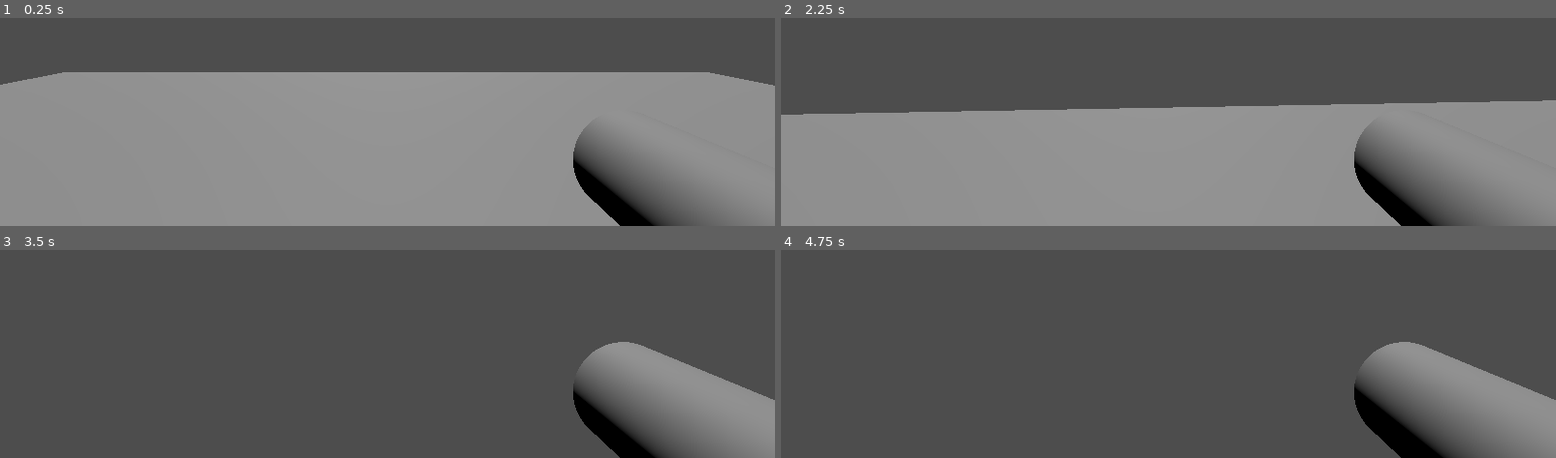
Above: before the commit, frames 1-4 (two rows, left to right).
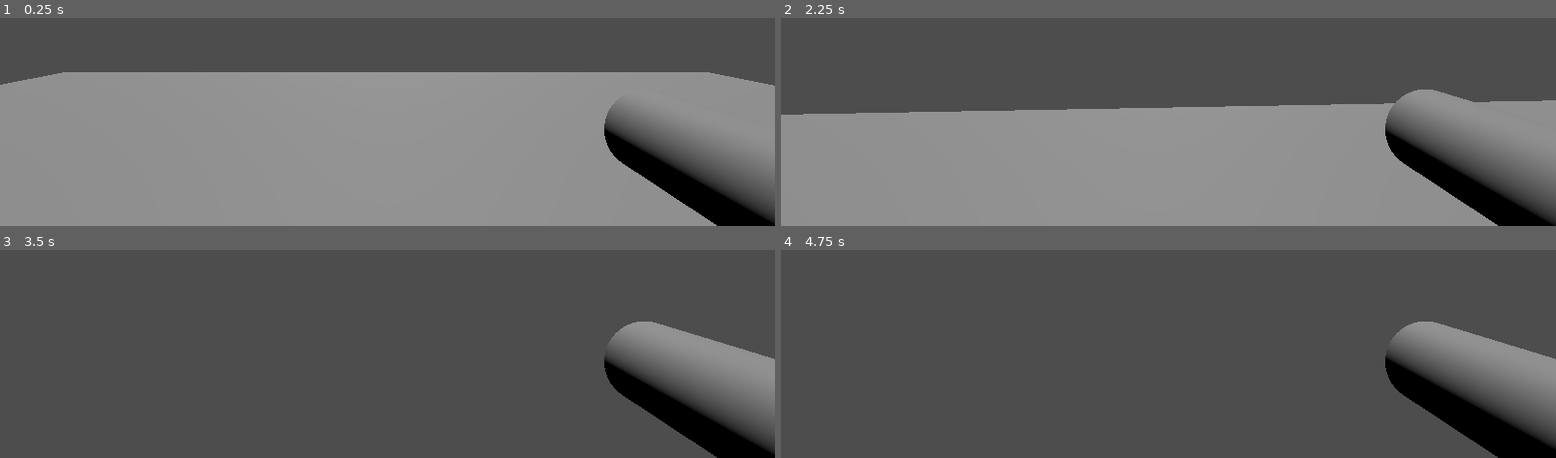
Above: after the commit, the same moments.

Repository: Esoteric-Edge-Games/Dont_Go_Back_2-
Game: Godot game, scene res://scenes/node_3d.tscn
Same seed, same stepped clock (60 frames per second), same inputs: the game is played once before the commit and once after it.
Inputs (mouse positions are in pixels of both pictures, inside the frame that each line leads up to):
- Up to frame 1 (0.25 s): no input
- Up to frame 2 (2.25 s): tap Enter at 0.5 s; move the mouse to (outside the picture) at 0.52 s; hold Shift (Sprint) 0.53-1.28 s; hold W (Move_Forward) from 0.53 s (still down); tap Space at 1.25 s; move the mouse to (outside the picture) at 1.27 s; tap F (toggle_flashlight) at 1.35 s; move the mouse to (outside the picture) at 2.02 s; hold Shift (Sprint) from 2.03 s (still down)
- Up to frame 3 (3.5 s): keep holding W (Move_Forward); tap Enter at 2.75 s; move the mouse to (outside the picture) at 2.77 s; release Shift (Sprint) at 2.78 s; tap F (toggle_flashlight) at 2.85 s
- Up to frame 4 (4.75 s): keep holding W (Move_Forward); tap Space at 3.5 s; move the mouse to (outside the picture) at 3.52 s; hold Shift (Sprint) 3.53-4.28 s; tap Enter at 4.25 s; move the mouse to (outside the picture) at 4.27 s; tap F (toggle_flashlight) at 4.35 s

The runs differ from the first frame. In frame 1, 11% of the frame differs, in the area x 73-100%, y 40-100%; in frame 2, 11%; in frame 3, 12%; in frame 4, 12%, in the area x 73-100%, y 34-100%.

Commit message:
Se corrigieron las dimensiones de Player

Diff:
--- a/scenes/node_3d.tscn
+++ b/scenes/node_3d.tscn
@@ -8,8 +8,6 @@
 [ext_resource type="Script" uid="uid://eyny7ktdunqt" path="res://Scripts/enemy_scripts/enemy_2.gd" id="5_oqwcg"]
 
 [sub_resource type="CapsuleMesh" id="CapsuleMesh_noarx"]
-radius = 0.2
-height = 0.4
 
 [sub_resource type="GDScript" id="GDScript_a202f"]
 script/source = "extends Camera3D
@@ -51,12 +49,12 @@
 script = SubResource("GDScript_a202f")
 
 [node name="FlashLight" type="MeshInstance3D" parent="Player/Camera3D"]
-transform = Transform3D(2.5833e-05, -0.00774915, 0.99997, 0.999994, 0.00333364, 3.08276e-11, -0.00333354, 0.999964, 0.0077492, 0.233249, -0.15034, -0.0581612)
+transform = Transform3D(2.5833e-05, -0.00774915, 0.99997, 0.999994, 0.00333364, 3.08276e-11, -0.00333354, 0.999964, 0.0077492, 0.316614, -0.149046, -0.120725)
 mesh = SubResource("CylinderMesh_oqwcg")
 skeleton = NodePath("../..")
 
 [node name="SpotLight3D" type="SpotLight3D" parent="Player/Camera3D/FlashLight"]
-transform = Transform3D(0.626501, -0.76848, -0.130135, 0.0587634, -0.119917, 0.991044, -0.777203, -0.628537, -0.0299696, 0.00194645, -0.196941, 0.00699249)
+transform = Transform3D(0.626501, -0.768481, -0.130135, 0.0587634, -0.119917, 0.991044, -0.777203, -0.628536, -0.0299696, 0.00194693, -0.197021, 0.0172787)
 light_color = Color(1, 1, 0.592157, 1)
 spot_range = 6.0
 spot_angle = 28.66
